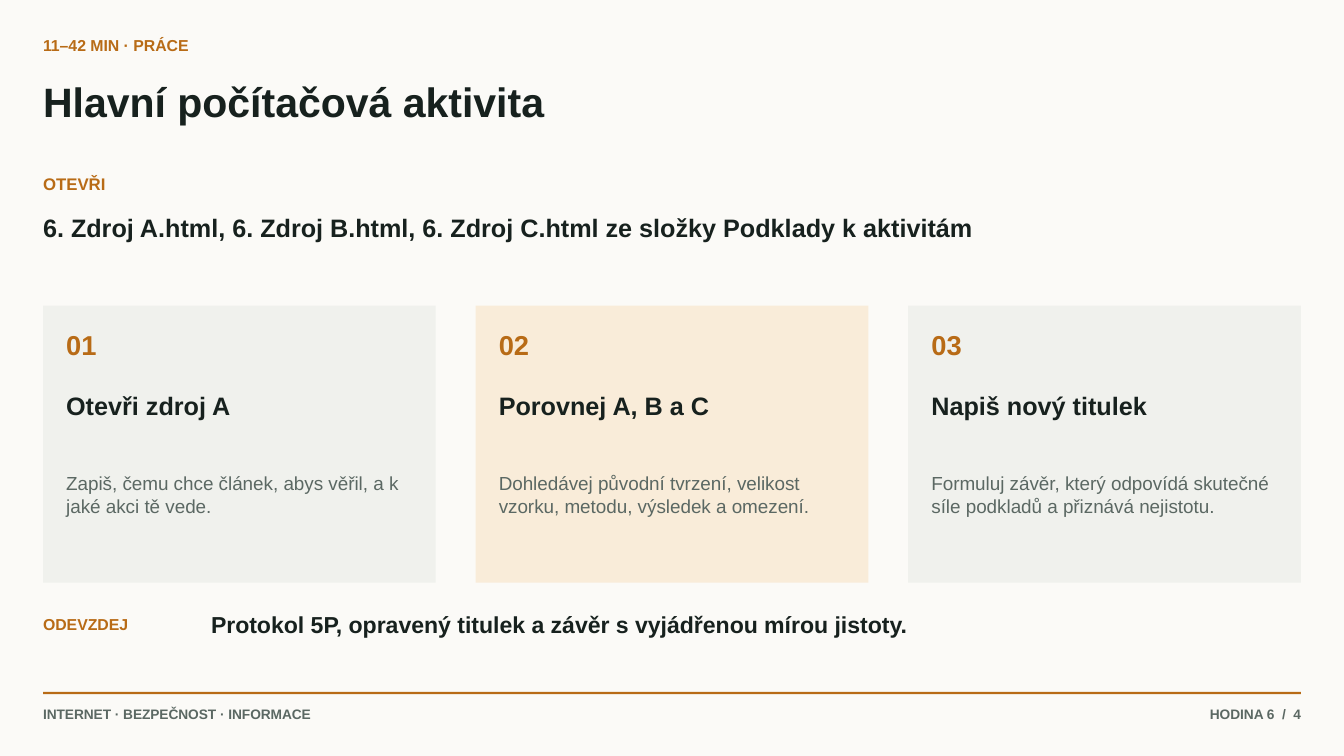
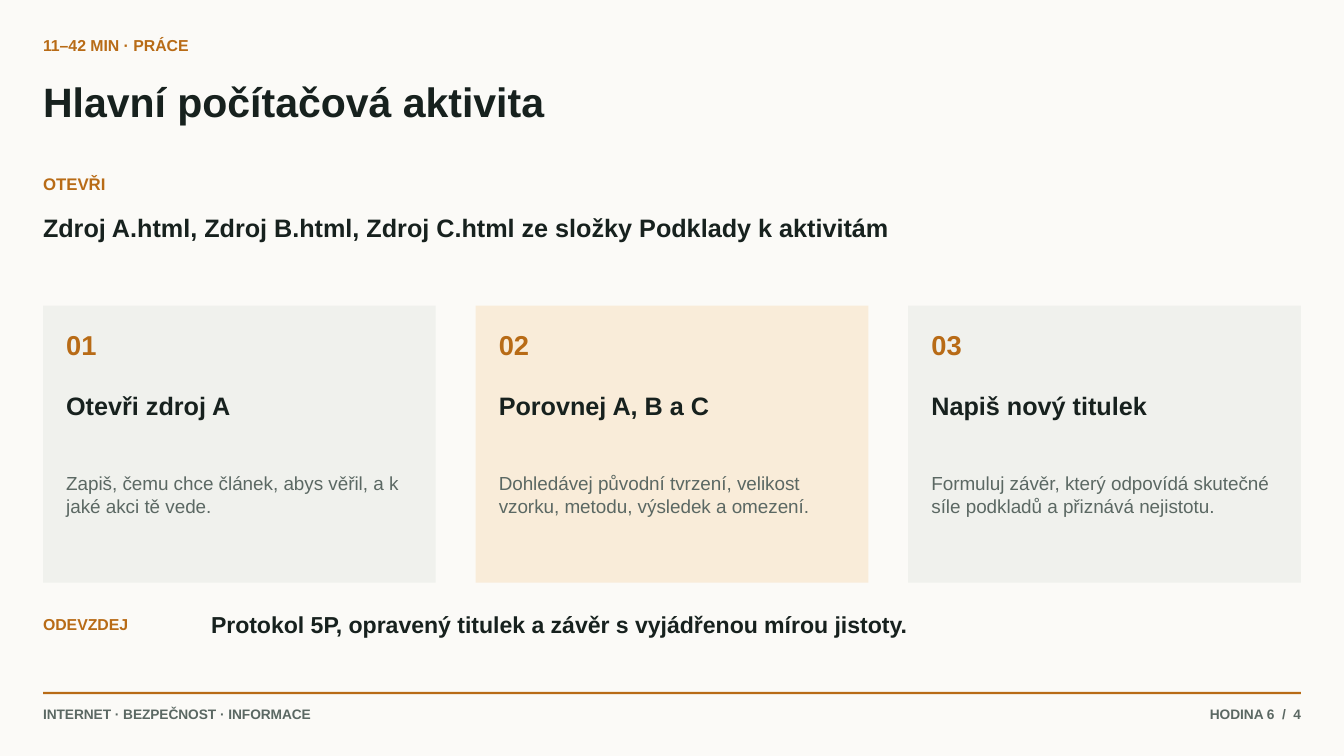
Before and after one commit to hlaska18/karel_hlas-web, a slide deck: slide 4 of public/materialy/1L/7/Prezentace k hodinám/6. Ověřování zdrojů metodou 5P.pptx. Drawn at 1344x756 pixels with LibreOffice and Linux fonts; fonts in the diff are those of the drawing. Boxes give left, top, right and bottom in pixels: in the first picture for what was removed or moved away, otherwise in the second. Text is boxed around its words. In the diff, an @@ line names an element or a change of style, - is before the commit and + after.

```diff
--- a/public/materialy/1L/7/Prezentace k hodinám/6. Ověřování zdrojů metodou 5P.pptx
+++ b/public/materialy/1L/7/Prezentace k hodinám/6. Ověřování zdrojů metodou 5P.pptx
@@ text at (x1=43, y1=218, x2=888, y2=242): text changed @@
-6. Zdroj A.html, 6. Zdroj B.html, 6. Zdroj C.html ze složky Podklady k aktivitám
+Zdroj A.html, Zdroj B.html, Zdroj C.html ze složky Podklady k aktivitám
```
Also in this commit, not shown: 5 other files.
